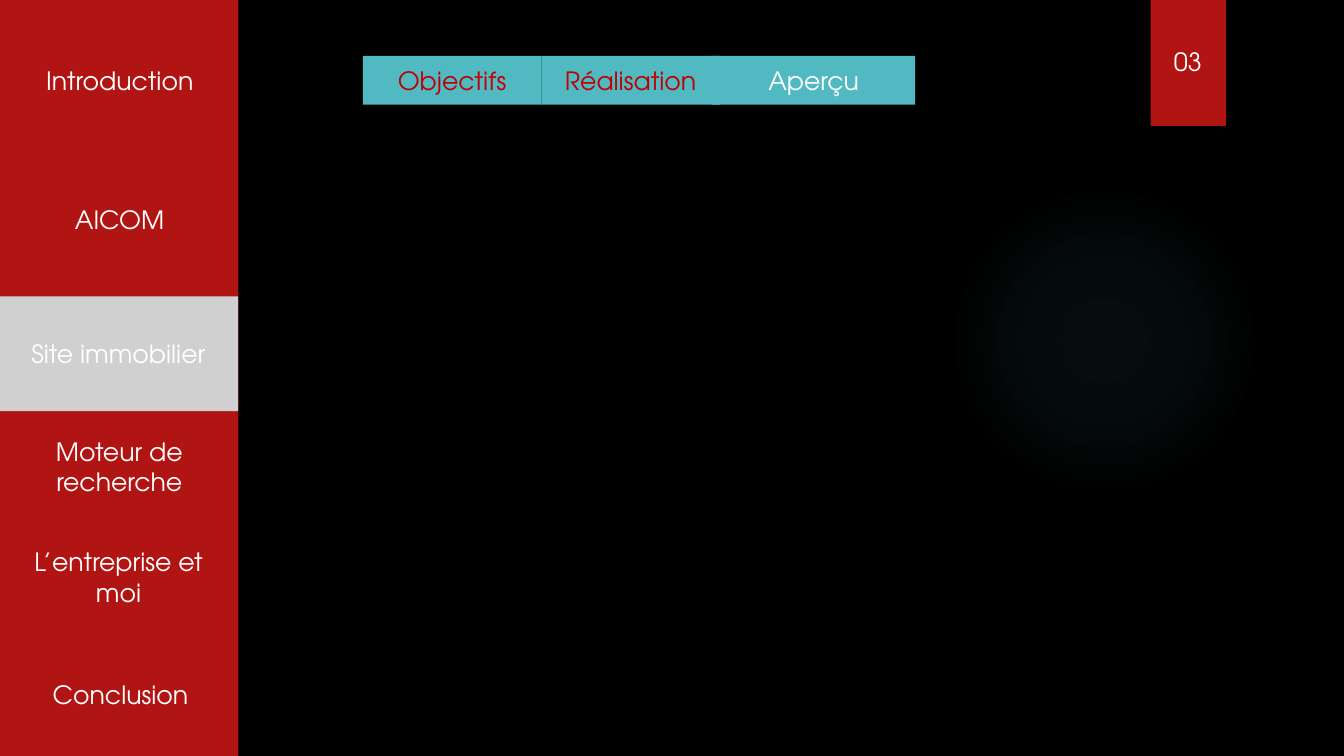
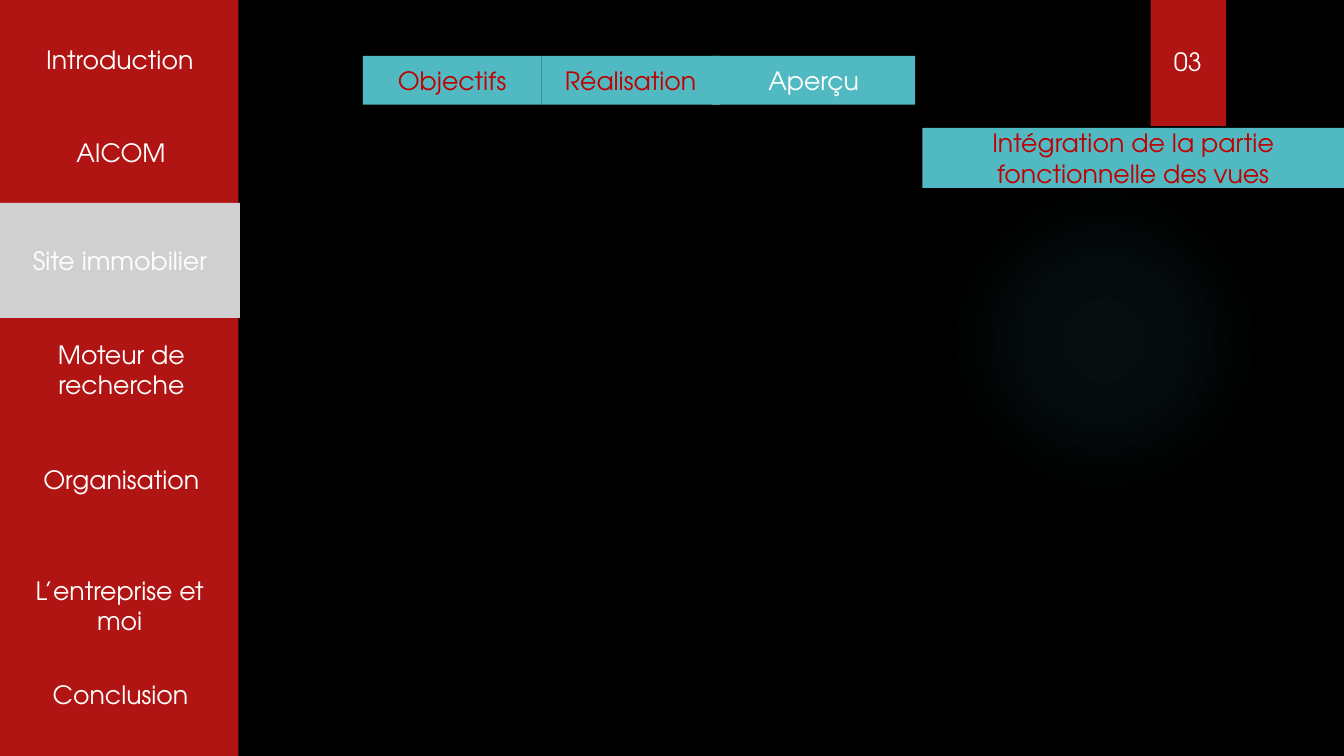
Before and after one commit to tochyvn/ma_banque_document, a slide deck: slide 10 of Aviaco france.pptx. Drawn at 1344x756 pixels with LibreOffice and Linux fonts; fonts in the diff are those of the drawing; grey boxes stand for pictures; background and template pictures are left out. Boxes give left, top, right and bottom in pixels: in the first picture for what was removed or moved away, otherwise in the second. Text is boxed around its words. In the diff, an @@ line names an element or a change of style, - is before the commit and + after.

```diff
--- a/Aviaco france.pptx
+++ b/Aviaco france.pptx
@@ text "Introduction" moved from (x1=46, y1=71, x2=193, y2=91) to (x1=46, y1=50, x2=193, y2=70) @@
@@ text "AICOM" moved from (x1=75, y1=210, x2=164, y2=230) to (x1=76, y1=143, x2=165, y2=163) @@
@@ rectangle added at (x1=923, y1=128, x2=1344, y2=189), fill #50B9C1, 18 pt, text #C00000 @@
+Intégration de la partie fonctionnelle des vues
@@ picture "Site immobilier" moved from (x1=0, y1=296, x2=238, y2=411) to (x1=0, y1=203, x2=240, y2=318) @@
@@ text "Moteur de recherche" moved from (x1=56, y1=442, x2=183, y2=492) to (x1=58, y1=345, x2=185, y2=395) @@
@@ text added at (x1=43, y1=470, x2=199, y2=495), 18 pt, text #FFFFFF @@
+Organisation
@@ text "L’entreprise et moi" moved from (x1=34, y1=552, x2=202, y2=603) to (x1=36, y1=581, x2=203, y2=631) @@
```
Also in this commit, not shown: 9 other slides changed.
